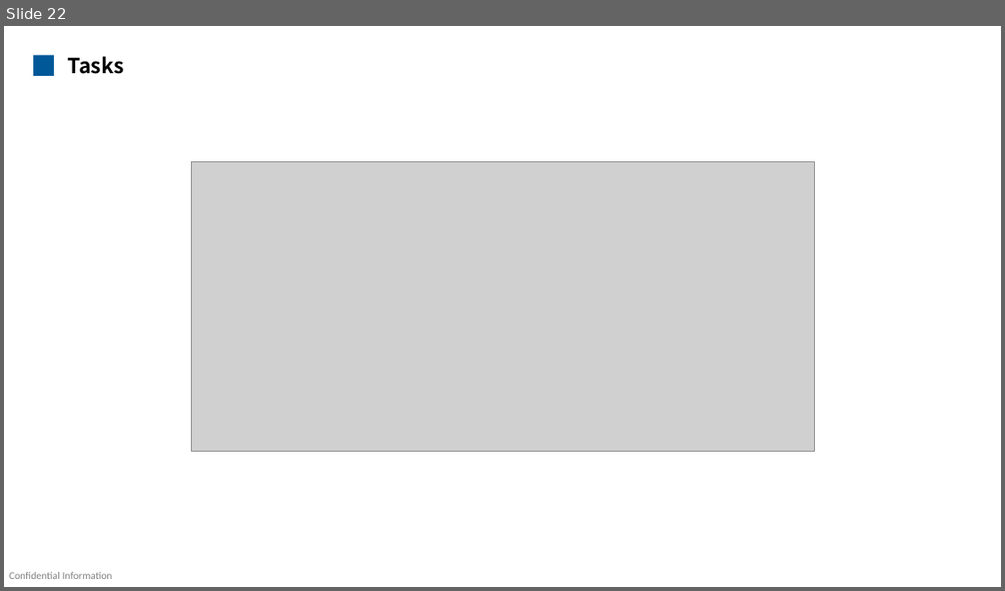
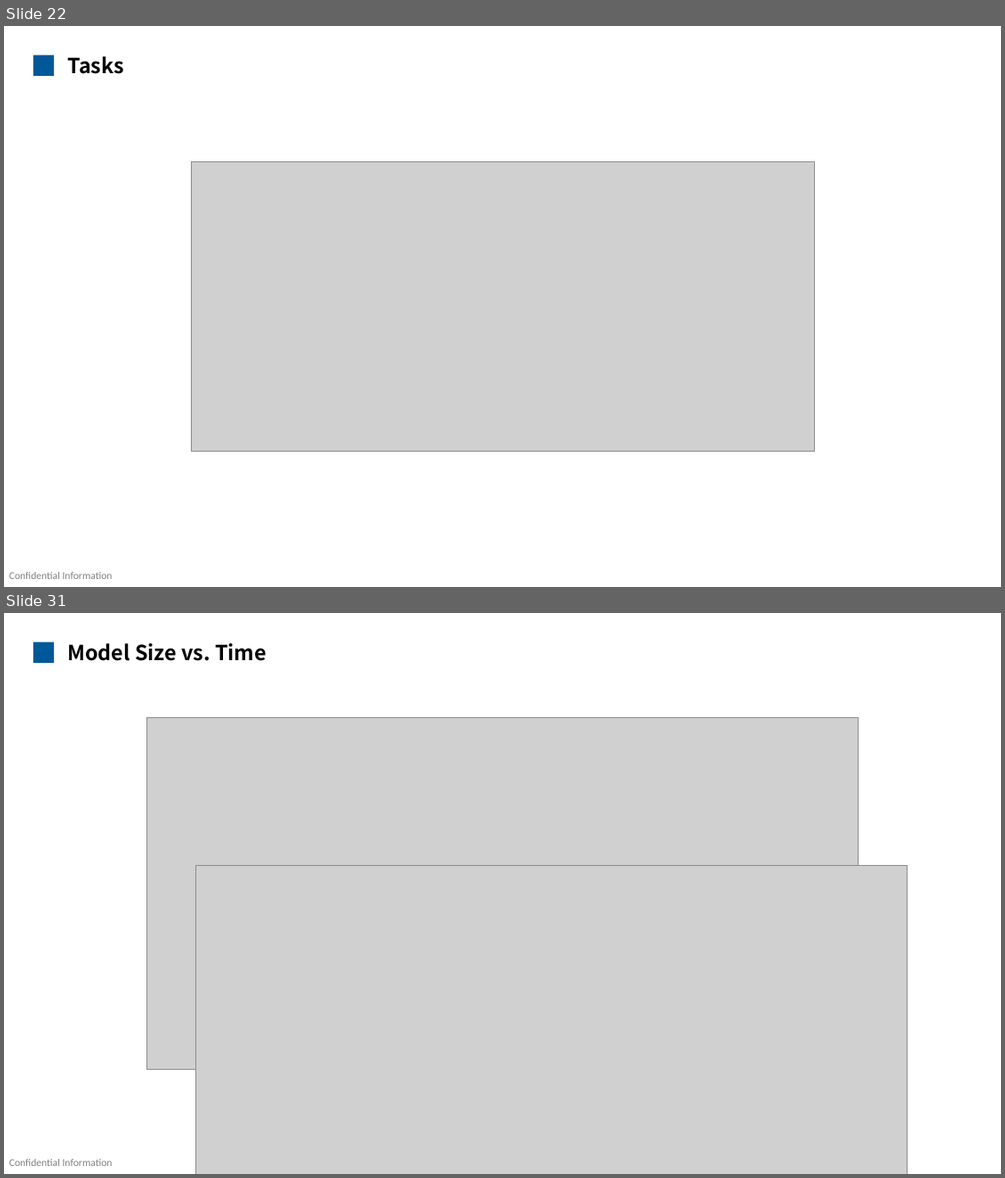
Before and after one commit to mengqinxue/KBase, a slide deck: 01_Data_Scientist/LLM/1-Basics.pptx. Shown one above the other, each under a label of ours: slide 22 before the commit, slides 22 and 31 after it; the slides between them are not shown. The pictures are 1005x591 and 1005x1178 pixels, drawn with LibreOffice and Linux fonts; fonts in the diff are those of the drawing; grey boxes stand for pictures. Boxes give left, top, right and bottom in pixels: in the first picture for what was removed or moved away, otherwise in the second. Text is boxed around its words. In the diff, an @@ line names an element or a change of style, - is before the commit and + after.

```diff
--- a/01_Data_Scientist/LLM/1-Basics.pptx
+++ b/01_Data_Scientist/LLM/1-Basics.pptx
@@ slide 31 added at [4,613,1001,1174], background #FFFFFF; not listed: 1 template element that a slide beside it also shows @@
@@ rectangle added at [33,642,54,663], fill #005898 @@
@@ text added at [67,643,267,661], 20 pt, text #000000, bold @@
+Model Size vs. Time
@@ picture added at [146,718,858,1070] @@
@@ picture added at [195,866,906,1174] @@
```
Also in this commit, not shown: 47 other slides added.
